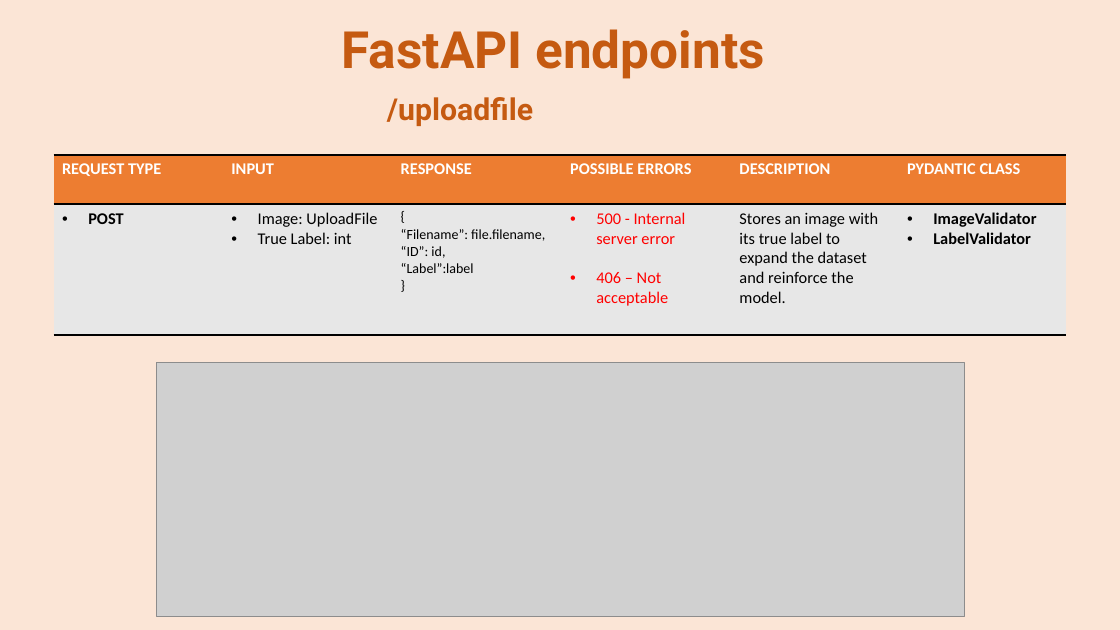
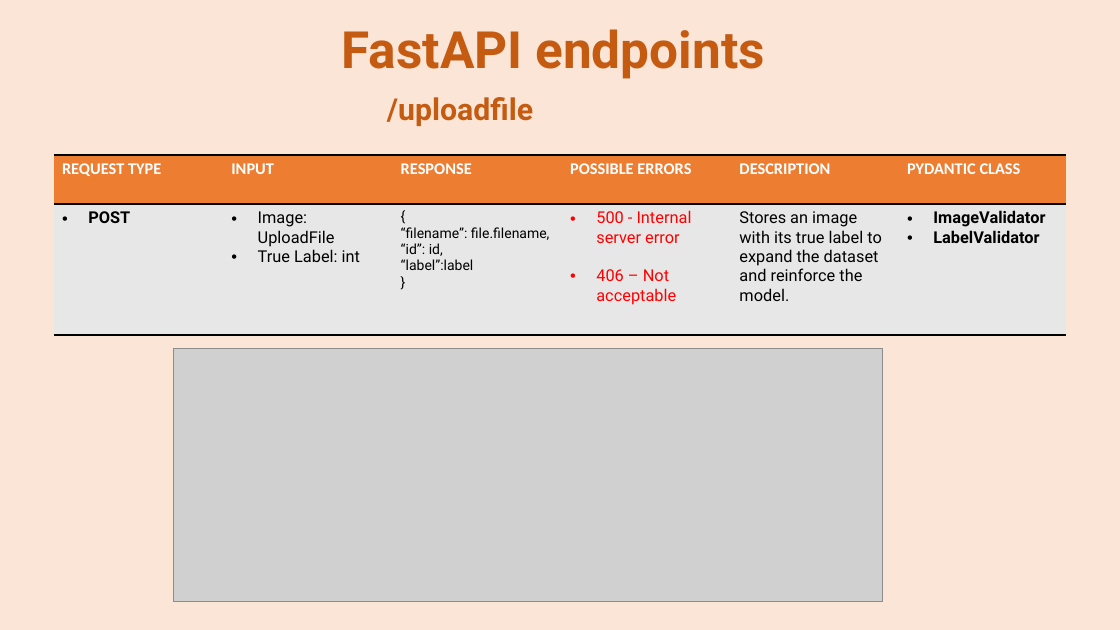
Before and after one commit to se4ai2223-uniba/architectural-style-recognition, a slide deck: slide 5 of docs/Milestone 4.pptx. Drawn at 1120x630 pixels with LibreOffice and Linux fonts; fonts in the diff are those of the drawing; grey boxes stand for pictures. Boxes give left, top, right and bottom in pixels: in the first picture for what was removed or moved away, otherwise in the second. Text is boxed around its words. In the diff, an @@ line names an element or a change of style, - is before the commit and + after.

```diff
--- a/docs/Milestone 4.pptx
+++ b/docs/Milestone 4.pptx
@@ table at box(54, 155, 1069, 336) @@
-row 2, column 3: { / “Filename”: file.filename, / “ID”: id, / “Label”:label / }
+row 2, column 3: { / “filename”: file.filename, / “id”: id, / “label”:label / }
@@ font Calibri to Roboto in "POST", "Image: UploadFile", "True Label: int", "500 - Internal server error" and 4 more places @@
@@ picture: place and size @@
-picture at box(156, 363, 965, 617)
+picture at box(174, 348, 883, 602)
```
Also in this commit, not shown: 5 other slides changed, 1 other file.
